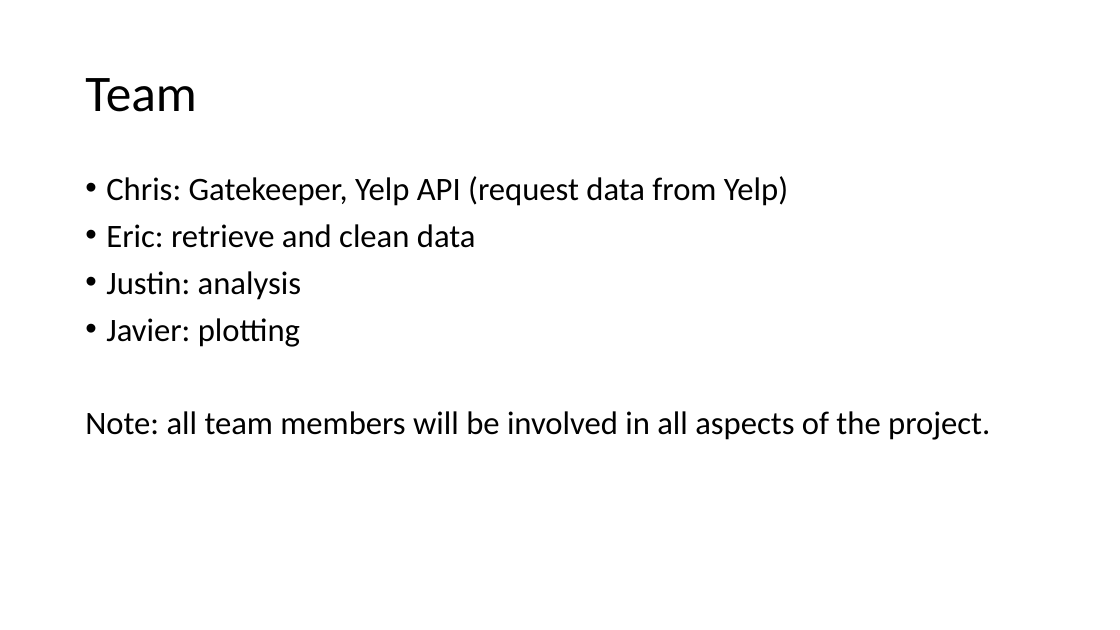
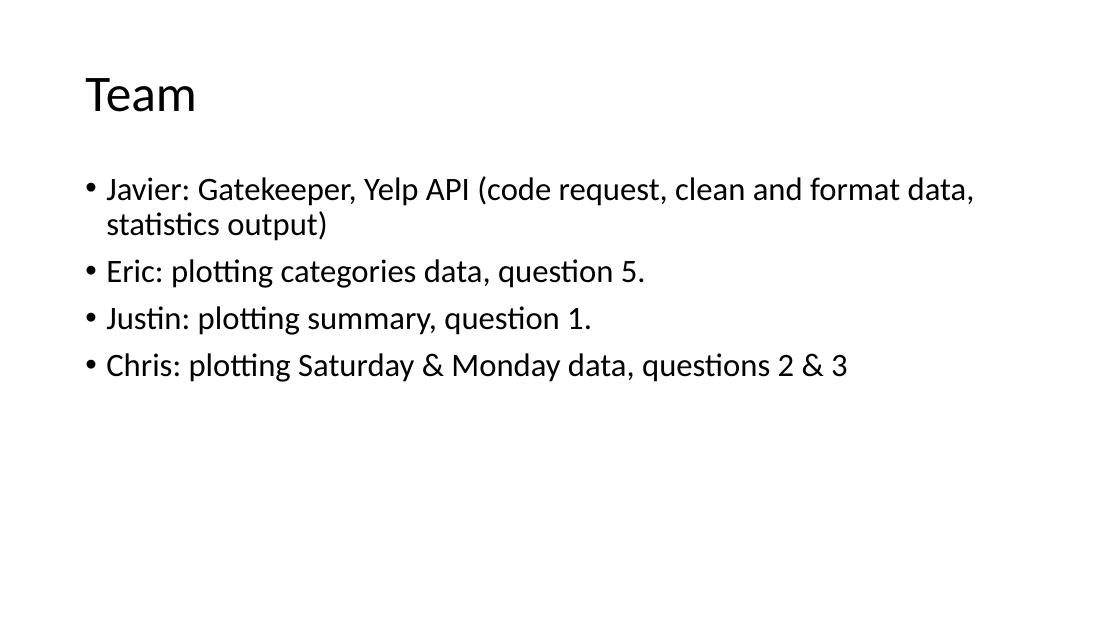
Before and after one commit to jjying89/Yelp-Restaurants-Analysis, a slide deck: slide 8 of Presentation/Team_4-Restaurant_Density_Analysis..pptx (slide 3 before the commit). Drawn at 1120x630 pixels with LibreOffice and Linux fonts; fonts in the diff are those of the drawing. Boxes give left, top, right and bottom in pixels: in the first picture for what was removed or moved away, otherwise in the second. Text is boxed around its words. In the diff, an @@ line names an element or a change of style, - is before the commit and + after.

```diff
--- a/Presentation/Team_4-Restaurant_Density_Analysis..pptx
+++ b/Presentation/Team_4-Restaurant_Density_Analysis..pptx
@@ text at [106,176,975,382]: text changed @@
-• Chris: Gatekeeper, Yelp API (request data from Yelp)
-• Eric: retrieve and clean data
-• Justin: analysis
-• Javier: plotting
-Note: all team members will be involved in all aspects of the project.
+• Javier: Gatekeeper, Yelp API (code request, clean and format data, statistics output)
+• Eric: plotting categories data, question 5.
+• Justin: plotting summary, question 1.
+• Chris: plotting Saturday & Monday data, questions 2 & 3
```
Also in this commit, not shown: 2 other slides changed, 5 slides added.
